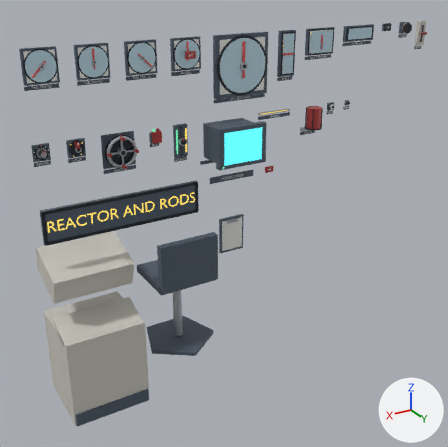
Before and after pictures for a commit that changed the Blender file Blender/PanelKits.blend.
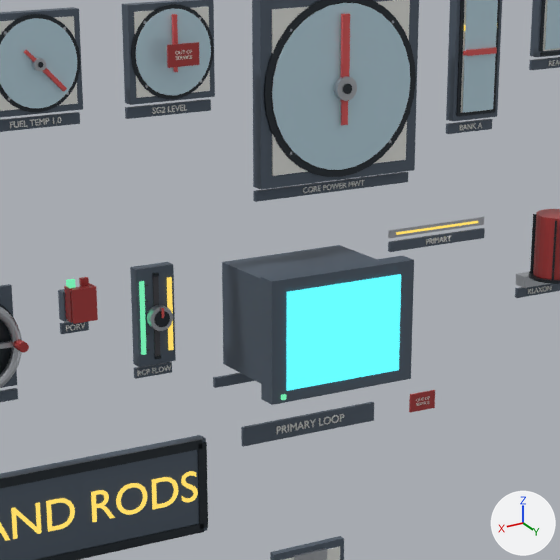
Old and new are each drawn whole from a 50 mm camera at (0.934, 3.973, 3.499) aimed at (-1.491, -0.068, 1.479) and again close up on the part from 29% to 70% of the width and 8% to 50% of the height. Arrows for +X, +Y and +Z are at lower right; the lights stay in place. The last two pictures show the newer version.

In view in the first close-up: 'CRT_A1_Core', 'K01L_a_Base', 'K01L_a_Bezel', 'K01L_a_Faceplate', 'K01L_a_Glass', 'K01_hi_Glass', 'K01_oos_Base', 'K01_oos_Glass', 'K02_a_Glass', 'K13_a_Bezel', 'K13_a_Housing', 'K21_a_Base' and 80 more.
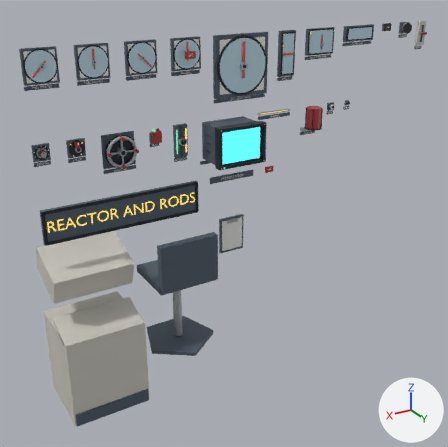
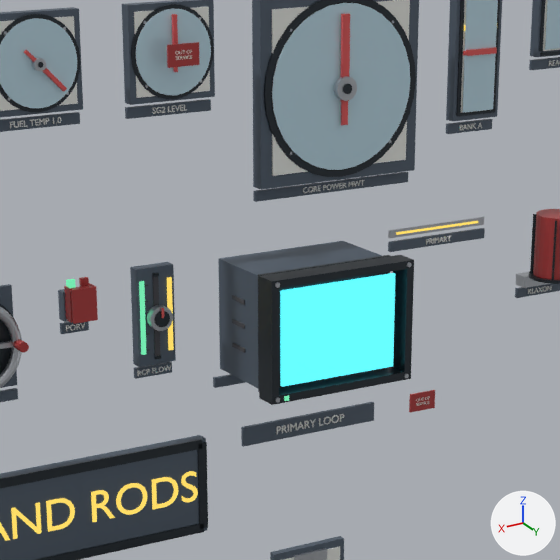
Boxes [x1, y1, x2, y2] around the edits, measured in the close-ups (560 x 560 px):
'CRT_A1_Core', moved, rescaled
    before: [286, 274, 401, 391]
    after: [280, 273, 395, 387]
'K13_a_Bezel', deleted
    before: [261, 256, 414, 405]
'K13_a_Housing', moved, rescaled (6% wider, 6% taller)
    before: [222, 245, 376, 383]
    after: [218, 241, 382, 388]
'K13_a_BezelTop', added
    after: [259, 255, 414, 290]
'K13_a_BezelLeft', added
    after: [259, 285, 279, 397]
'K13_a_BezelBottom', added
    after: [259, 367, 411, 405]
'K13_a_BezelRight', added
    after: [392, 268, 414, 372]
'K13_a_HousingLip', added
    after: [258, 255, 390, 392]

The change, as a diff of the scene's bpy script:
```diff
--- a/Blender/PanelKits.blend.py
+++ b/Blender/PanelKits.blend.py
@@ me_cube_228 @@
 # used by ob_k13_a_housing; parent = ob_ctl_k13_a; location = (0.0, 0.12, 0.0)
-me_cube_228.from_pydata(...)  # 8 vertices, 6 faces; spans x -0.17..0.17, y -0.12..0.12, z -0.13..0.13
+me_cube_228.from_pydata(...)  # 8 vertices, 6 faces; spans x -0.18..0.18, y -0.1..0.1, z -0.14..0.14
+# me_cube_228 part 1: the whole mesh is scaled about its middle by (1.06, 0.833, 1.08)
 me_cube_228.materials.append(mat_m_panelslate)
@@ me_cube_230 @@
 # used by ob_crt_a1_core; parent = ob_ctl_k13_a; location = (0.0, 0.292, 0.0)
-me_cube_230.from_pydata(...)  # 8 vertices, 6 faces; spans x -0.16..0.16, y -0.003..0.003, z -0.12..0.12
+me_cube_230.from_pydata(...)  # 8 vertices, 6 faces; spans x -0.16..0.16, y -0.004..0.004, z -0.117..0.117
+# me_cube_230 part 2: the whole mesh is scaled about its middle by (1, 1.33, 0.975)
 me_cube_230.materials.append(mat_m_crtscreen)
@@ me_cube_233_1 @@
+me_cube_233_1.from_pydata(...)  # a box spanning x -0.01..0.01, y -0.03..0.03, z -0.13..0.13
+me_cube_233_1.materials.append(mat_m_bezelblack)  # dark grey #383f45
@@ me_cube_231_1 @@
+me_cube_231_1.from_pydata(...)  # a box spanning x -0.2..0.2, y -0.03..0.03, z -0.01..0.01
+me_cube_231_1.materials.append(mat_m_bezelblack)  # dark grey #383f45
@@ me_cube_229_1 @@
+me_cube_229_1.from_pydata(...)  # a box spanning x -0.185..0.185, y -0.005..0.005, z -0.145..0.145
+me_cube_229_1.materials.append(mat_m_bezelblack)  # dark grey #383f45
@@ ob_k13_a_housing @@
 ob_k13_a_housing.parent = ob_ctl_k13_a
-ob_k13_a_housing.location = (0.0, 0.12, 0.0)
+ob_k13_a_housing.location = (0.0, 0.1, 0.0)
@@ ob_k13_a_bezel @@
-ob_k13_a_bezel = bpy.data.objects.new('K13_a_Bezel', me_cube_229)
-ob_k13_a_bezel.parent = ob_ctl_k13_a
-ob_k13_a_bezel.location = (0.0, 0.265, 0.0)
@@ ob_crt_a1_core @@
 ob_crt_a1_core.parent = ob_ctl_k13_a
-ob_crt_a1_core.location = (0.0, 0.292, 0.0)
+ob_crt_a1_core.location = (0.0, 0.266, 0.0)
@@ ob_k13_a_bezelright @@
+ob_k13_a_bezelright = bpy.data.objects.new('K13_a_BezelRight', me_cube_233_1)
+ob_k13_a_bezelright.parent = ob_ctl_k13_a
+ob_k13_a_bezelright.location = (-0.19, 0.26, 0.0)
@@ ob_k13_a_bezelleft @@
+ob_k13_a_bezelleft = bpy.data.objects.new('K13_a_BezelLeft', me_cube_233_1.copy())
+ob_k13_a_bezelleft.parent = ob_ctl_k13_a
+ob_k13_a_bezelleft.location = (0.19, 0.26, 0.0)
@@ ob_k13_a_bezelbottom @@
+ob_k13_a_bezelbottom = bpy.data.objects.new('K13_a_BezelBottom', me_cube_231_1)
+ob_k13_a_bezelbottom.parent = ob_ctl_k13_a
+ob_k13_a_bezelbottom.location = (0.0, 0.26, -0.14)
@@ ob_k13_a_bezeltop @@
+ob_k13_a_bezeltop = bpy.data.objects.new('K13_a_BezelTop', me_cube_231_1.copy())
+ob_k13_a_bezeltop.parent = ob_ctl_k13_a
+ob_k13_a_bezeltop.location = (0.0, 0.26, 0.14)
@@ ob_k13_a_housinglip @@
+ob_k13_a_housinglip = bpy.data.objects.new('K13_a_HousingLip', me_cube_229_1)
+ob_k13_a_housinglip.parent = ob_ctl_k13_a
+ob_k13_a_housinglip.location = (0.0, 0.205, 0.0)
```
